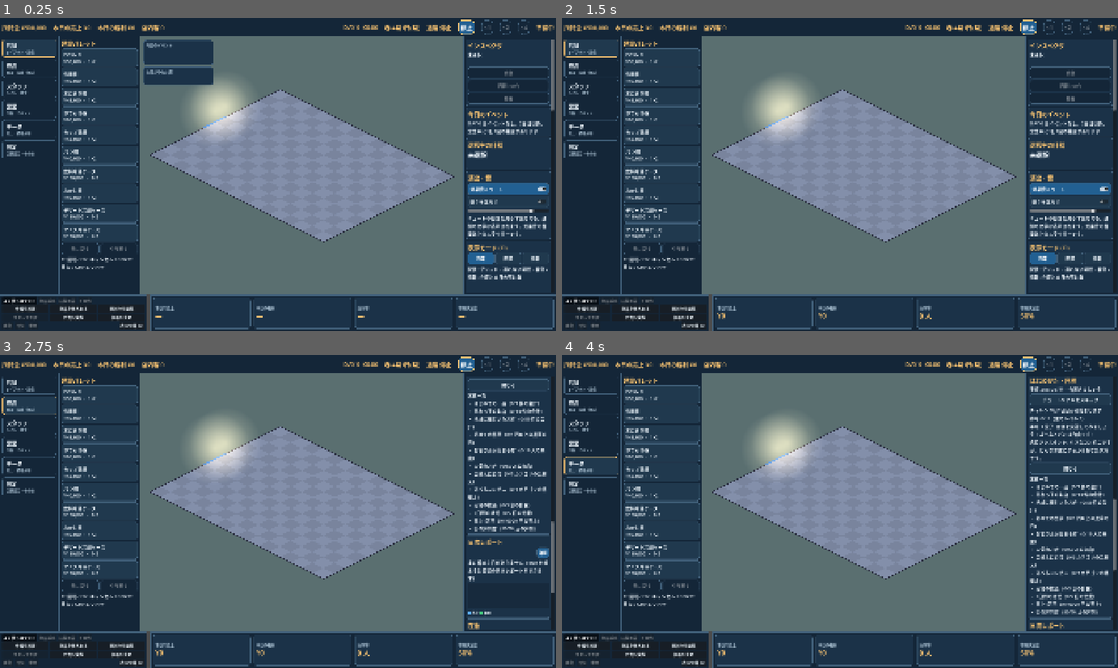
Above: before the commit, frames 1-4 (two rows, left to right).
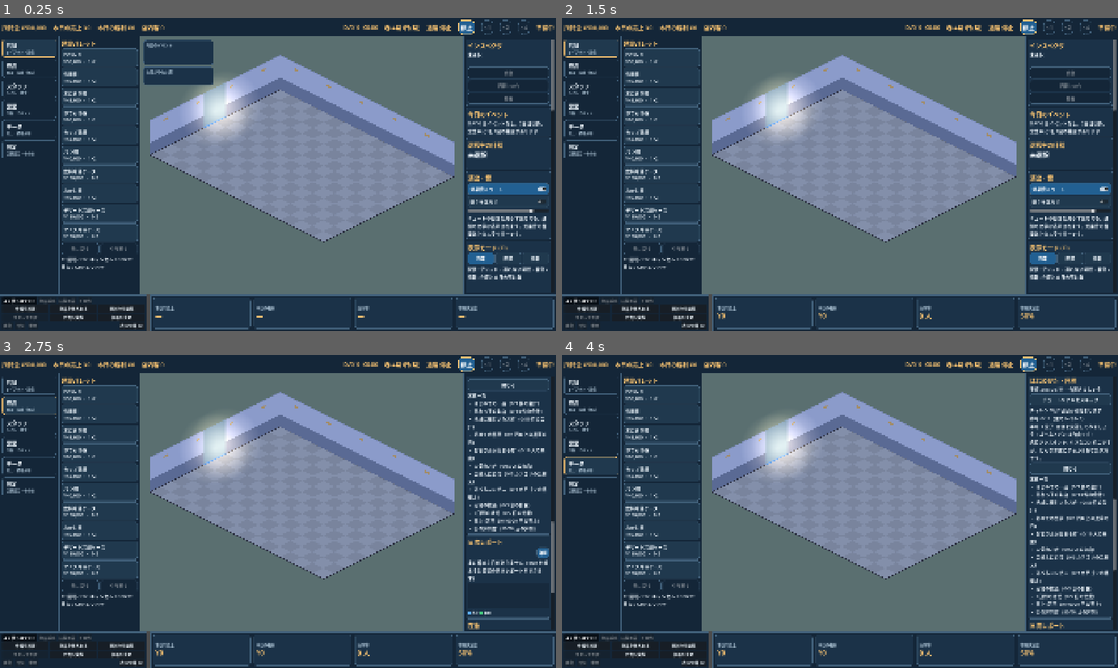
Above: after the commit, the same moments.

Repository: yn217/Convenience_store_Sim
Game: Godot game, scene res://scenes/main/Main.tscn
The game is run twice, just before and just after one commit, with the same random seed, the same clock (stepped at 60 frames per second) and the same inputs.
Inputs (mouse positions are in pixels of both pictures, inside the frame that each line leads up to):
- Up to frame 1 (0.25 s): no input
- Up to frame 2 (1.5 s): click "停止" at 0.5 s; click (589, 49) at 1.27 s
- Up to frame 3 (2.75 s): click (27, 405) at 2.02 s
- Up to frame 4 (4 s): click (589, 445) at 2.77 s; click (589, 467) at 3.52 s

The runs differ from the first frame. In frame 1, 6.1% of the frame differs, in the area x 27-82%, y 11-51%; in frame 2, 6.1%; in frame 3, 6.1%; in frame 4, 6.1%.

Commit message:
feat(store): code-drawn back walls with wainscot, lamps and entrance door (#61)
WallLayer draws the north and west far walls (2.6 m, wainscot to 0.9 m,
top trim, a warm lamp every 3 tiles). An entrance on a far edge becomes a
glass door panel. The layer sits behind ObjectSortRoot, redraws only when
layout, zoom, origin or viewport change, and takes no input.

Fit reserves the wall height above the far corner (and the same amount
below, keeping the floor centred), so walls stay on screen after F.

Co-Authored-By: Claude Haiku <noreply@anthropic.com>

Diff:
--- a/scenes/store/StoreWorld.tscn
+++ b/scenes/store/StoreWorld.tscn
@@ -7,6 +7,7 @@
 [ext_resource type="Script" path="res://scripts/presentation/fixture_presenter.gd" id="4"]
 [ext_resource type="Script" path="res://scripts/presentation/overlay_layer.gd" id="5"]
 [ext_resource type="Script" path="res://scripts/presentation/cue_layer.gd" id="6"]
+[ext_resource type="Script" path="res://scripts/presentation/wall_layer.gd" id="8"]
 
 [node name="StoreWorld" type="Node2D"]
 script = ExtResource("1")
@@ -14,6 +15,9 @@
 [node name="FloorLayer" type="Node2D" parent="."]
 
 [node name="ArchitectureLayer" type="Node2D" parent="."]
+
+[node name="WallLayer" type="Node2D" parent="."]
+script = ExtResource("8")
 
 [node name="ObjectSortRoot" type="Node2D" parent="."]
 y_sort_enabled = true
--- a/scripts/presentation/iso_projection.gd
+++ b/scripts/presentation/iso_projection.gd
@@ -15,6 +15,8 @@
 const ZOOM_MAX := 2.0
 ## Sprites are authored at 2x (256x128 source px per tile diamond).
 const SOURCE_SCALE := 2.0
+## Back walls (WallLayer) rise this high above the far floor corner; fit and centring count them.
+const WALL_HEIGHT_M := 2.6
 
 var origin: Vector2 = Vector2.ZERO
 var zoom: float = ZOOM_NORMAL
@@ -81,8 +83,11 @@
 	zoom = ZOOM_NORMAL
 	origin = Vector2.ZERO
 	var b := floor_bounds(width, height)
+	# The floor stays centred, so the walls' rise above the far corner is reserved on top and the same
+	# amount is left free below: b.h + 2 * wall must fit. Walls scale with zoom like the floor (at zoom 1 here).
+	var wall_px := Z_PX_PER_M * WALL_HEIGHT_M
 	var avail := viewport_size - Vector2(margin, margin) * 2.0
-	set_zoom(minf(avail.x / b.size.x, avail.y / b.size.y))
+	set_zoom(minf(avail.x / b.size.x, avail.y / (b.size.y + 2.0 * wall_px)))
 	center_floor(viewport_size, width, height)
 
 
--- a/scripts/presentation/store_world.gd
+++ b/scripts/presentation/store_world.gd
@@ -52,6 +52,7 @@
 @onready var _selection: Node2D = $SelectionOverlay
 @onready var _fixture_view: Node2D = $ObjectSortRoot/FixturePresenter
 @onready var _light_glow: LightGlow = get_node_or_null("LightGlow") as LightGlow
+@onready var _walls: WallLayer = get_node_or_null("WallLayer") as WallLayer
 
 
 func _ready() -> void:
@@ -324,6 +325,8 @@
 ## Re-derive highlight polygons after any camera/state change so they stay on their tiles.
 func _refresh() -> void:
 	_refresh_objects()
+	if _walls != null and store_width > 0:
+		_walls.sync(store_width, store_height, entrance_tiles, projection, viewport_size())
 	queue_redraw()
 
 
--- /dev/null
+++ b/scripts/presentation/wall_layer.gd
@@ -0,0 +1,98 @@
+class_name WallLayer
+extends Node2D
+## Issue #61 (walls): code-drawn back walls on the two far edges of the store (north: y = -0.5,
+## west: x = -0.5), 2.6 m high, with a darker wainscot band to 0.9 m, a thin top trim and a small
+## warm wall lamp about every three tiles. Entrance tiles on a far edge become a glass door panel.
+## Walls sit behind the object layer and never take input. The geometry is pure (wall_quads), and
+## sync() redraws only when the layout, camera or viewport changes.
+
+const WALL_TOP := Color("d9dde6")
+const WAINSCOT := Color("8d97a8")
+const TRIM := Color("b9c1ce")
+const GLASS := Color(0.624, 0.827, 0.941, 0.5)
+const LAMP := UiTheme.WARM
+
+const WALL_HEIGHT := IsoProjection.WALL_HEIGHT_M
+const WAINSCOT_M := 0.9
+const TRIM_M := 0.06
+const LAMP_SPACING := 3
+const LAMP_Z := 2.0
+const LAMP_H := 0.16
+const LAMP_W := 0.35
+const WALL_PLANE := -0.5
+
+var _key: Array = []
+var _quads: Array = []
+
+
+## Recomputes the wall quads when any input changed; otherwise does nothing.
+func sync(width: int, height: int, entrances: Array, proj: IsoProjection, viewport: Vector2) -> void:
+	var key := [width, height, entrances.duplicate(), proj.origin, proj.zoom, viewport]
+	if key == _key:
+		return
+	_key = key
+	_quads = wall_quads(proj, width, height, entrances)
+	queue_redraw()
+
+
+func _draw() -> void:
+	for q in _quads:
+		draw_colored_polygon(q["points"], q["color"])
+
+
+## Every wall piece to draw, in paint order (north wall, then west wall). Each entry is
+## {"kind": &"wall"|&"wainscot"|&"trim"|&"glass"|&"lamp", "wall": "north"|"west",
+##  "span": Vector2 (tile-index range along the wall), "points": PackedVector2Array, "color": Color}.
+## Only the far edges are produced; an entrance on x = 0 opens the west wall, one on y = 0 the north wall.
+static func wall_quads(proj: IsoProjection, width: int, height: int, entrances: Array) -> Array:
+	var out: Array = []
+	if width <= 0 or height <= 0:
+		return out
+	var north_gap := {}
+	var west_gap := {}
+	for e in entrances:
+		var t: Vector2i = e
+		if t.x == 0 and t.y >= 0 and t.y < height:
+			west_gap[t.y] = true
+		if t.y == 0 and t.x >= 0 and t.x < width:
+			north_gap[t.x] = true
+	_wall_pieces(out, proj, "north", width, north_gap)
+	_wall_pieces(out, proj, "west", height, west_gap)
+	return out
+
+
+static func _wall_pieces(out: Array, proj: IsoProjection, wall: String, length: int, gaps: Dictionary) -> void:
+	var i := 0
+	while i < length:
+		var j := i
+		var is_gap: bool = gaps.has(i)
+		# A run is a stretch of tiles that are all openings, or all solid wall.
+		while j + 1 < length and gaps.has(j + 1) == is_gap:
+			j += 1
+		if is_gap:
+			out.append(_quad(proj, wall, i - 0.5, j + 0.5, 0.0, WALL_HEIGHT, GLASS, &"glass"))
+		else:
+			out.append(_quad(proj, wall, i - 0.5, j + 0.5, WAINSCOT_M, WALL_HEIGHT, WALL_TOP, &"wall"))
+			out.append(_quad(proj, wall, i - 0.5, j + 0.5, 0.0, WAINSCOT_M, WAINSCOT, &"wainscot"))
+			out.append(_quad(proj, wall, i - 0.5, j + 0.5, WALL_HEIGHT - TRIM_M, WALL_HEIGHT, TRIM, &"trim"))
+		i = j + 1
+	for k in range(1, length, LAMP_SPACING):
+		if not gaps.has(k):
+			out.append(_quad(proj, wall, k - LAMP_W * 0.5, k + LAMP_W * 0.5, LAMP_Z, LAMP_Z + LAMP_H, LAMP, &"lamp"))
+
+
+## A vertical quad on a far wall plane between tile-index positions a and b (heights z0..z1 in metres).
+static func _quad(proj: IsoProjection, wall: String, a: float, b: float, z0: float, z1: float, color: Color, kind: StringName) -> Dictionary:
+	var p0 := _along(wall, a)
+	var p1 := _along(wall, b)
+	var pts := PackedVector2Array([
+		proj.world_to_screen(p0.x, p0.y, z0),
+		proj.world_to_screen(p1.x, p1.y, z0),
+		proj.world_to_screen(p1.x, p1.y, z1),
+		proj.world_to_screen(p0.x, p0.y, z1),
+	])
+	return {"kind": kind, "wall": wall, "span": Vector2(a, b), "points": pts, "color": color}
+
+
+static func _along(wall: String, s: float) -> Vector2:
+	return Vector2(s, WALL_PLANE) if wall == "north" else Vector2(WALL_PLANE, s)
--- /dev/null
+++ b/tests/unit/test_wall_layer.gd
@@ -0,0 +1,79 @@
+extends RefCounted
+## Issue #61 (walls): far-edge wall geometry, entrance openings, lamps and the camera margin for walls.
+
+
+func _proj(zoom: float = 1.0) -> IsoProjection:
+	var p := IsoProjection.new()
+	p.origin = Vector2(1000, 200)
+	p.set_zoom(zoom)
+	return p
+
+
+func _of(quads: Array, kind: StringName, wall: String = "") -> Array:
+	return quads.filter(func(q): return q["kind"] == kind and (wall == "" or q["wall"] == wall))
+
+
+func test_no_walls_for_empty_store(t, _tree) -> void:
+	t.eq(WallLayer.wall_quads(_proj(), 0, 0, []).size(), 0, "no walls without a floor")
+
+
+func test_walls_only_on_far_edges(t, _tree) -> void:
+	var quads := WallLayer.wall_quads(_proj(), 16, 12, [])
+	t.ok(not quads.is_empty(), "walls are produced")
+	for q in quads:
+		t.ok(q["wall"] == "north" or q["wall"] == "west", "only north and west walls")
+		t.eq(q["points"].size(), 4, "every wall piece is a quad")
+	t.eq(_of(quads, &"wall", "north").size(), 1, "one solid north run without openings")
+	t.eq(_of(quads, &"wall", "west").size(), 1, "one solid west run without openings")
+
+
+func test_wall_heights_and_wainscot_band(t, _tree) -> void:
+	var p := _proj()
+	var quads := WallLayer.wall_quads(p, 16, 12, [])
+	var top: Dictionary = _of(quads, &"wall", "north")[0]
+	var base: Dictionary = _of(quads, &"wainscot", "north")[0]
+	# Points are [a at z0, b at z0, b at z1, a at z1]: the wall top is 2.6 m above the floor line.
+	t.ok(absf(top["points"][2].y - p.world_to_screen(15.5, -0.5, 2.6).y) < 1e-6, "upper wall reaches 2.6 m")
+	t.ok(absf(base["points"][2].y - p.world_to_screen(15.5, -0.5, 0.9).y) < 1e-6, "wainscot band ends at 0.9 m")
+	t.ok(top["color"] == WallLayer.WALL_TOP, "upper wall uses the light wall colour")
+	t.ok(base["color"] == WallLayer.WAINSCOT, "wainscot uses the darker band colour")
+
+
+func test_entrance_on_west_edge_opens_a_glass_door(t, _tree) -> void:
+	var quads := WallLayer.wall_quads(_proj(), 16, 12, [Vector2i(0, 5), Vector2i(0, 6)])
+	var glass: Array = _of(quads, &"glass")
+	t.eq(glass.size(), 1, "the two adjacent entrance tiles form one door panel")
+	t.ok(glass[0]["span"] == Vector2(4.5, 6.5), "door panel spans the entrance tiles on the west wall")
+	t.eq(glass[0]["color"].a, 0.5, "glass panel is half transparent")
+	for q in _of(quads, &"wall", "west") + _of(quads, &"wainscot", "west") + _of(quads, &"trim", "west"):
+		t.ok(q["span"].y <= 4.5 or q["span"].x >= 6.5, "no solid west wall inside the door")
+
+
+func test_entrance_on_north_edge_opens_the_north_wall(t, _tree) -> void:
+	var quads := WallLayer.wall_quads(_proj(), 16, 12, [Vector2i(3, 0)])
+	var glass: Array = _of(quads, &"glass")
+	t.eq(glass.size(), 1, "one door on the north wall")
+	t.eq(glass[0]["wall"], "north", "door is on the north wall")
+	t.eq(_of(quads, &"wall", "north").size(), 2, "north wall is split around the door")
+
+
+func test_lamps_about_every_three_tiles(t, _tree) -> void:
+	var quads := WallLayer.wall_quads(_proj(), 16, 12, [])
+	t.eq(_of(quads, &"lamp", "north").size(), 5, "north wall: lamps at tiles 1, 4, 7, 10, 13")
+	t.eq(_of(quads, &"lamp", "west").size(), 4, "west wall: lamps at tiles 1, 4, 7, 10")
+	for q in _of(quads, &"lamp"):
+		t.ok(q["color"] == UiTheme.WARM, "lamps use the warm UI colour")
+
+
+func test_fit_keeps_wall_tops_on_screen(t, _tree) -> void:
+	var vp := Vector2(1280, 720)
+	var p := IsoProjection.new()
+	p.fit_floor(vp, 16, 12)
+	var quads := WallLayer.wall_quads(p, 16, 12, [])
+	var inside := true
+	for q in quads:
+		for pt in q["points"]:
+			if pt.y < 0.0 or pt.y > vp.y or pt.x < 0.0 or pt.x > vp.x:
+				inside = false
+	t.ok(inside, "every wall point is inside the viewport after fit")
+	t.ok(Rect2(Vector2.ZERO, vp).encloses(p.floor_bounds(16, 12)), "floor stays inside the viewport after fit")
Not shown: 1 places in scenes/store/StoreWorld.tscn that only renumber resources
Not shown, added: scripts/presentation/wall_layer.gd.uid
Not shown, added: tests/unit/test_wall_layer.gd.uid
